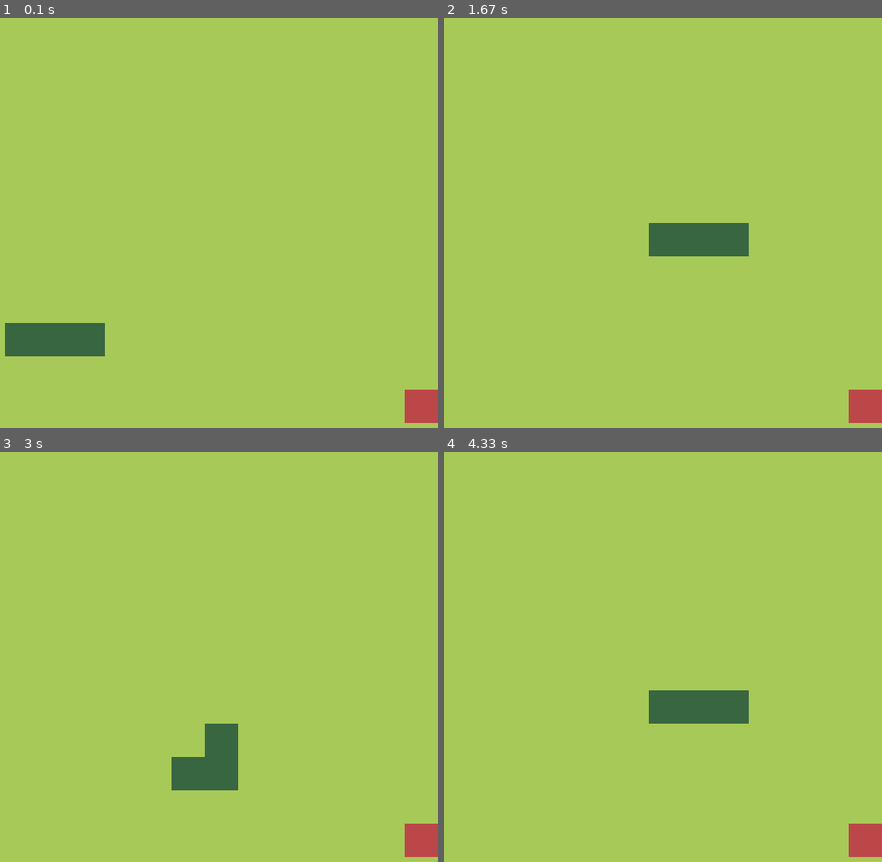
Above: before the commit, frames 1-4 (two rows, left to right).
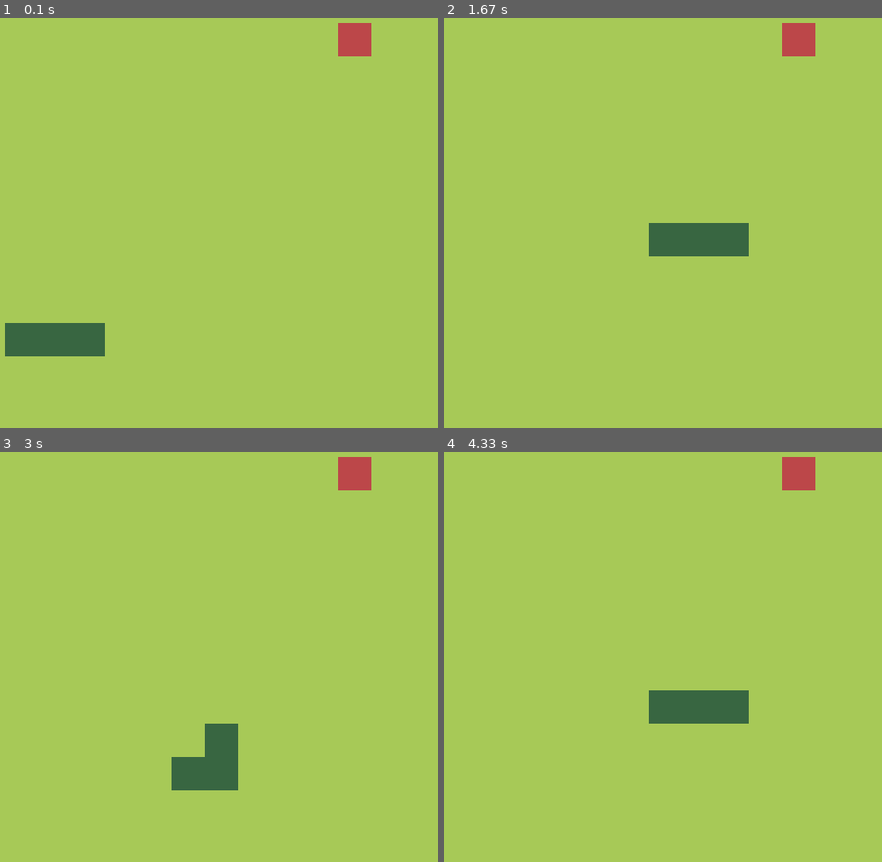
Above: after the commit, the same moments.

Repository: yusuphiqbal/snake-pygame
Game: pygame game, started from main.py
The game is run twice, just before and just after one commit, with the same random seed, the same clock (stepped at 60 frames per second) and the same inputs.
Inputs:
- Up to frame 1 (0.1 s): no input
- Up to frame 2 (1.67 s): hold Up 0.83-1.3 s; hold Right from 1.33 s (still down)
- Up to frame 3 (3 s): release Right at 1.8 s; hold Left 1.83-2.37 s; hold Down 2.4-2.7 s; hold Left from 2.73 s (still down)
- Up to frame 4 (4.33 s): release Left at 3.13 s; hold Up 3.17-3.53 s; hold Right 3.57-4.2 s; hold Down from 4.23 s (still down)

The runs differ from the first frame. In frame 1, 1.2% of the frame differs, in the area x 77-100%, y 1-99%; in frame 2, 1.2%; in frame 3, 1.2%; in frame 4, 1.2%.

Commit message:
Changing fruit position on collision with snake head

Diff:
--- a/main.py
+++ b/main.py
@@ -23,14 +23,16 @@
 
 class Fruit:
     def __init__(self):
-        self.x = randint(0, cell_number - 1)
-        self.y = randint(0, cell_number - 1)
-        self.pos = Vector2(self.x, self.y)
+        self.spawn()
 
     def draw(self):
         fruit_rect = pygame.Rect(self.pos.x * cell_size, self.pos.y * cell_size, cell_size, cell_size)
         pygame.draw.rect(screen, (188, 71, 73), fruit_rect)
 
+    def spawn(self):
+        self.x = randint(0, cell_number - 1)
+        self.y = randint(0, cell_number - 1)
+        self.pos = Vector2(self.x, self.y)
 
 class Game:
     def __init__(self):
@@ -39,11 +41,15 @@
 
     def update(self):
         self.snake.move()
+        self.check_collision()
 
     def draw(self):
         self.fruit.draw()
         self.snake.draw()
 
+    def check_collision(self):
+        if self.fruit.pos == self.snake.body[0]:
+            self.fruit.spawn()
 
 pygame.init()
 
@@ -66,6 +72,7 @@
         if event.type == pygame.USEREVENT:
             game.update()
 
+
         if event.type == pygame.KEYDOWN:
             if event.key == pygame.K_UP:
                 game.snake.direction = Vector2(0, -1)
